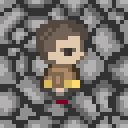
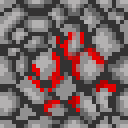
Layered file, before and after one edit (128×128). Changes by layer:
hid "Layer 3" over [36, 20, 88, 104]
added layer "rock_tile copy" above "rock_tile" over [28, 20, 116, 116]
